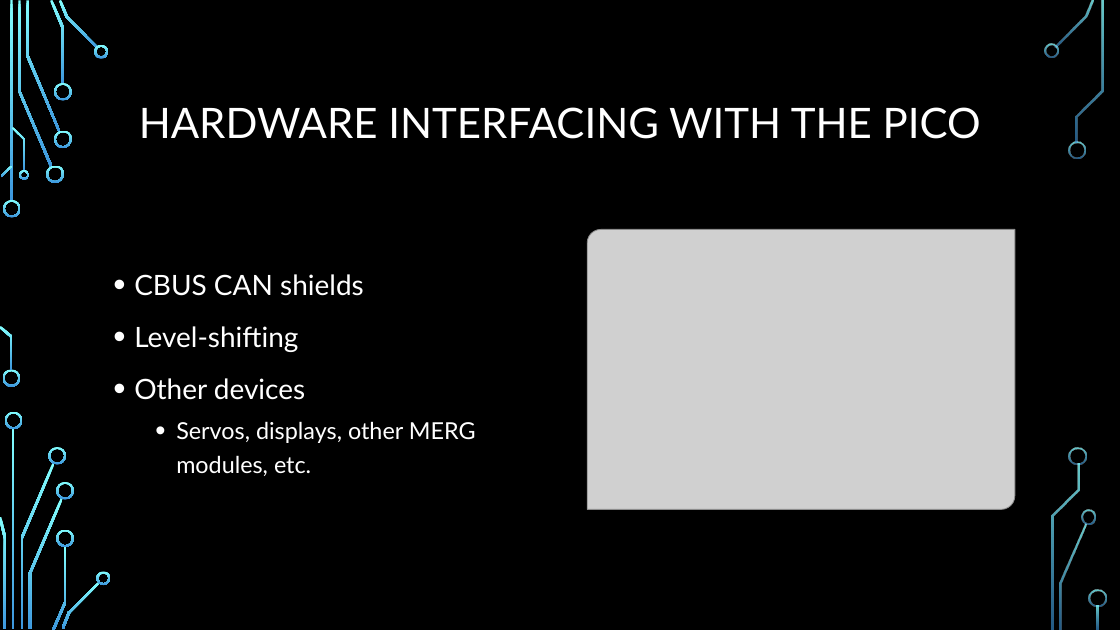
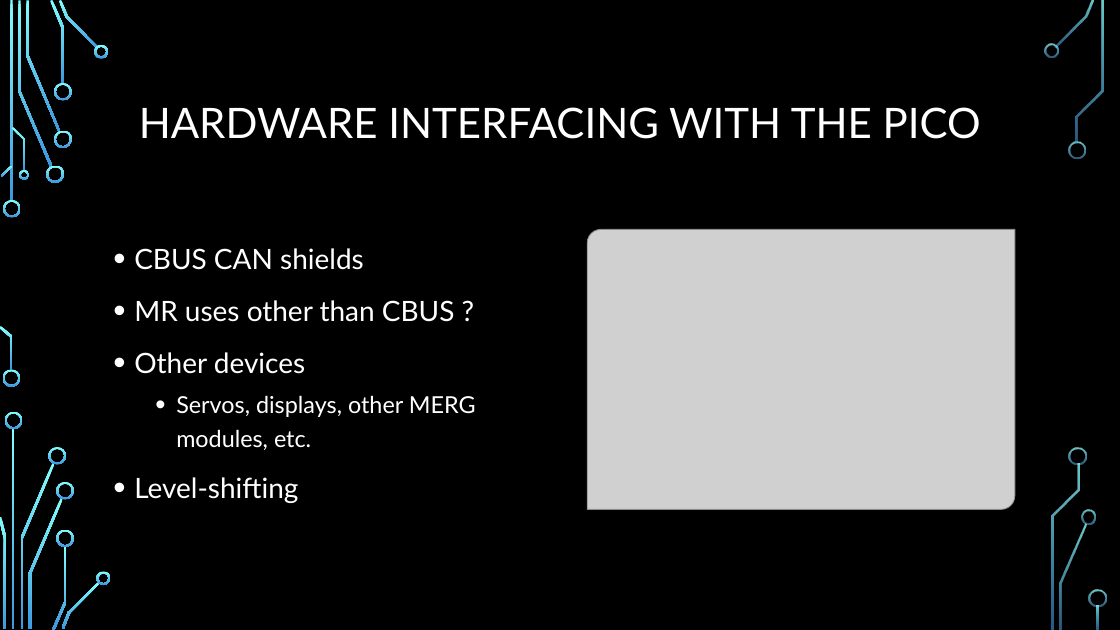
Before and after one commit to obdevel/CBUS-MicroPython-RP-Pico, a slide deck: slide 13 of Micropython Pico SIG presentation 0 1.pptx. Drawn at 1120x630 pixels with LibreOffice and Linux fonts; fonts in the diff are those of the drawing; grey boxes stand for pictures; background and template pictures are left out. Boxes give left, top, right and bottom in pixels: in the first picture for what was removed or moved away, otherwise in the second. Text is boxed around its words. In the diff, an @@ line names an element or a change of style, - is before the commit and + after.

```diff
--- a/Micropython Pico SIG presentation 0 1.pptx
+++ b/Micropython Pico SIG presentation 0 1.pptx
@@ text at [134, 300, 455, 322]: text changed @@
-• Level-shifting
+• MR uses other than CBUS ?
@@ text at [134, 477, 298, 503]: paragraph added @@
+• Level-shifting
```
Also in this commit, not shown: 2 other slides changed, 6 other files.
